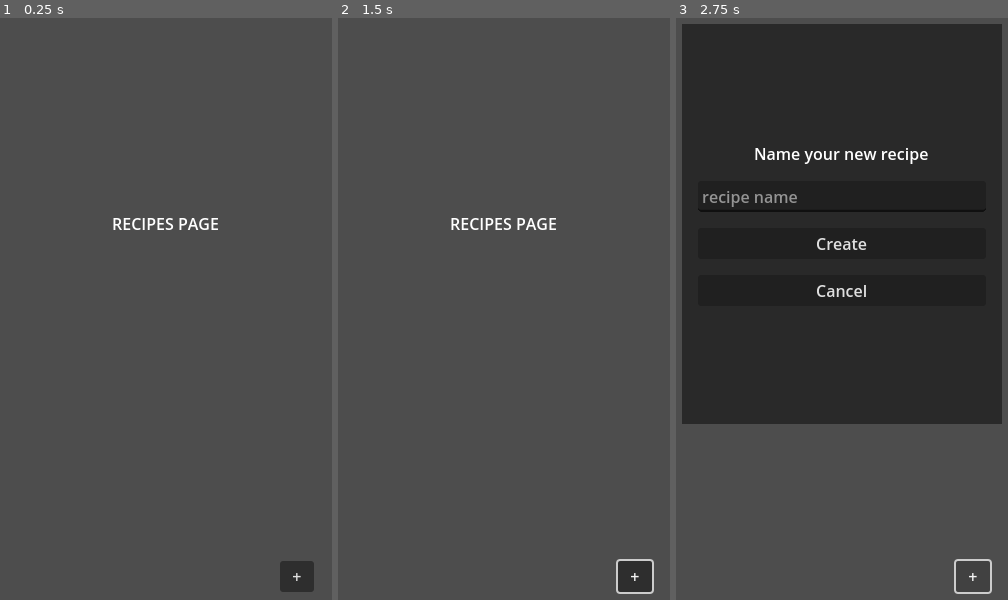
Above: before the commit, frames 1-3 (left to right).
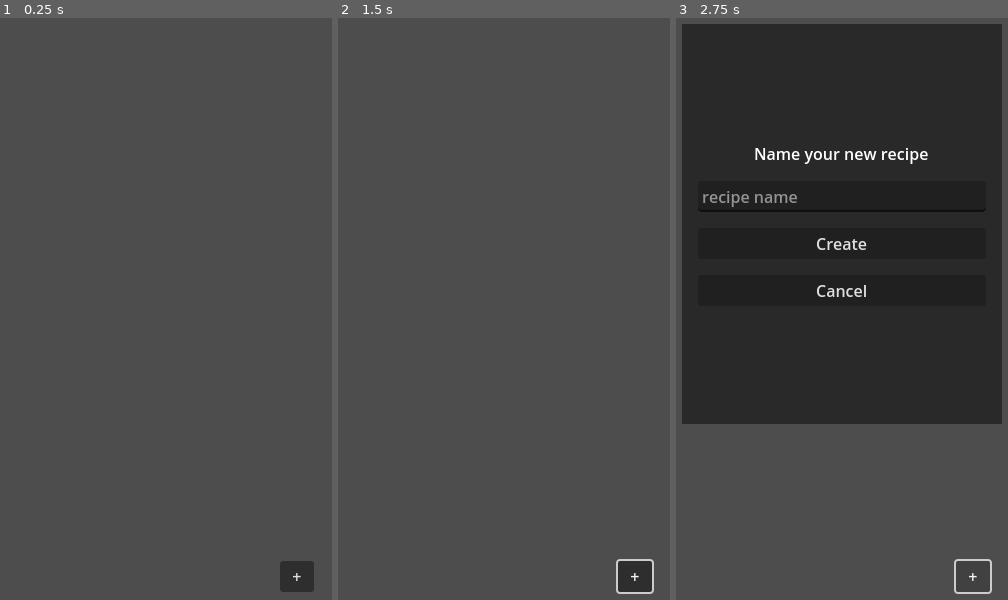
Above: after the commit, the same moments.

Repository: andreibachim/cookaid
Game: Godot game, scene res://screens/recipes/recipes.tscn
Two runs of this game, one before a commit and one after it. Both use one fixed random seed, a clock stepped at 60 frames per second and the inputs below. This scene is started directly instead of the project's main scene.
Inputs (mouse positions are in pixels of both pictures, inside the frame that each line leads up to):
- Up to frame 1 (0.25 s): no input
- Up to frame 2 (1.5 s): click "+" at 0.5 s; click (504, 198) at 1.27 s; type "Alex" at 1.35 s
- Up to frame 3 (2.75 s): click "+" at 2 s

The runs differ from the first frame. In frame 1, 0.3% of the frame differs, in the area x 34-66%, y 34-37%; in frame 2, 0.3%; in frame 3, nothing differs.
Error before the commit: Trying to assign value of type 'Nil' to a variable of type 'Dictionary'. (res://singletons/token_manager.gd:11)

Commit message:
start working on editing recipes

Diff:
--- a/app/project.godot
+++ b/app/project.godot
@@ -18,9 +18,9 @@
 
 [autoload]
 
-Variables="*res://singletons/variables.gd"
 TokenManager="*res://singletons/token_manager.gd"
 Navigator="*res://singletons/navigator.gd"
+State="*res://singletons/state.gd"
 
 [display]
 
--- /dev/null
+++ b/app/screens/edit_recipe/edit_recipe.gd
@@ -0,0 +1,33 @@
+extends MarginContainer
+
+@onready var request = $request
+
+@onready var recipe_name = $vbox/recipe_name
+@onready var description = $vbox/description
+@onready var external_reference = $vbox/external_reference
+
+var recipe_id = Navigator.next_recipe_id
+
+func _ready() -> void:
+	print("The recipe id is: " +  recipe_id)
+	request.request(State.API_BASE_URL + "/api/recipe/" + recipe_id,\
+		["Authorization: Bearer " + State.TOKEN])
+	var response_array = await request.request_completed
+	var status_code = response_array[1]
+	var response_body_bytes: PackedByteArray = response_array[3]
+	match status_code:
+		200:
+			var response_body: Dictionary = JSON.parse_string(\
+				response_body_bytes.get_string_from_utf8())
+			process_response(response_body)
+		404:
+			print("Recipe not found")
+		_:
+			print("Server error")
+
+func process_response(response: Dictionary) -> void:
+	recipe_name.text = response.name
+	if response.description != null:
+		description.text = response.description
+	if response.external_reference != null:
+		external_reference.text = response.external_reference
--- /dev/null
+++ b/app/screens/edit_recipe/edit_recipe.tscn
@@ -0,0 +1,34 @@
+[gd_scene load_steps=2 format=3 uid="uid://csk18h5asasil"]
+
+[ext_resource type="Script" path="res://screens/edit_recipe/edit_recipe.gd" id="1_ae808"]
+
+[node name="recipes" type="MarginContainer"]
+anchors_preset = 15
+anchor_right = 1.0
+anchor_bottom = 1.0
+grow_horizontal = 2
+grow_vertical = 2
+theme_override_constants/margin_left = 32
+theme_override_constants/margin_top = 64
+theme_override_constants/margin_right = 32
+script = ExtResource("1_ae808")
+
+[node name="request" type="HTTPRequest" parent="."]
+
+[node name="vbox" type="VBoxContainer" parent="."]
+layout_mode = 2
+theme_override_constants/separation = 32
+
+[node name="recipe_name" type="Label" parent="vbox"]
+layout_mode = 2
+
+[node name="description" type="TextEdit" parent="vbox"]
+layout_mode = 2
+size_flags_vertical = 3
+size_flags_stretch_ratio = 0.2
+placeholder_text = "recipe description"
+
+[node name="external_reference" type="LineEdit" parent="vbox"]
+layout_mode = 2
+size_flags_vertical = 2
+placeholder_text = "external reference"
--- a/app/screens/login/loginscreen.gd
+++ b/app/screens/login/loginscreen.gd
@@ -12,7 +12,7 @@
 	}
 
 	request.request(
-		Variables.API_BASE_URL + "/api/login", \
+		State.API_BASE_URL + "/api/login", \
 		["Content-Type: application/json"], \
 		HTTPClient.METHOD_POST, \
 		JSON.stringify(payload)
--- a/app/screens/new_recipe/new-recipe.tscn
+++ /dev/null
@@ -1,16 +0,0 @@
-[gd_scene format=3 uid="uid://csk18h5asasil"]
-
-[node name="recipes" type="MarginContainer"]
-anchors_preset = 15
-anchor_right = 1.0
-anchor_bottom = 1.0
-grow_horizontal = 2
-grow_vertical = 2
-theme_override_constants/margin_left = 32
-theme_override_constants/margin_right = 32
-
-[node name="recipes_page" type="Label" parent="."]
-layout_mode = 2
-text = "NEW RECIPE PAGE"
-horizontal_alignment = 1
-vertical_alignment = 1
--- a/app/screens/recipes/recipes.gd
+++ b/app/screens/recipes/recipes.gd
@@ -1,13 +1,29 @@
 extends MarginContainer
 
 @onready var popup = $popup
-@onready var create_request: HTTPRequest = HTTPRequest.new()
+@onready var request: HTTPRequest = HTTPRequest.new()
 
 @onready var recipe_name_input = $popup/background/margin/vbox/recipe_name_input
 
+@export var recipe_list_item_template: PackedScene
+@onready var recipes_list = $recipes_list
+
 func _ready():
 	popup.visible = false
-	add_child(create_request)
+	add_child(request)
+	request.request(State.API_BASE_URL + "/api/recipe",\
+		["Authorization: Bearer " + State.TOKEN])
+	var response_array = await request.request_completed
+	match response_array[1]:
+		200:
+			var body: Array = JSON.parse_string(\
+				response_array[3].get_string_from_utf8())
+			for recipe in body:
+				var recipe_instance = recipe_list_item_template.instantiate()
+				recipes_list.add_child(recipe_instance)
+				recipe_instance.set_up(recipe)
+		_:
+			print("Could not load recipes")
 
 func _on_new_recipe_button_up():
 	popup.popup()
@@ -19,16 +35,17 @@
 	var payload: Dictionary = {
 		"name": recipe_name_input.text
 	}
-	create_request.request(Variables.API_BASE_URL + "/api/recipe",\
+	request.request(State.API_BASE_URL + "/api/recipe",\
 		["Content-Type: application/json",\
-		"Authorization: Bearer " + TokenManager.get_token()],\
+		"Authorization: Bearer " + State.TOKEN],\
 		HTTPClient.METHOD_POST,\
 		JSON.stringify(payload))
-	var response_array = await create_request.request_completed
+	var response_array = await request.request_completed
 	var status_code = response_array[1]
 	match status_code:
 		200:
-			var response_body = response_array[3].get_string_from_utf8()
-			Navigator.load_new_recipe_screen()
+			var response_body: Dictionary = JSON.parse_string(\
+				response_array[3].get_string_from_utf8())
+			Navigator.load_recipe_screen(response_body.recipe_id)
 		_:
 			print(response_array)
--- a/app/screens/recipes/recipes.tscn
+++ b/app/screens/recipes/recipes.tscn
@@ -1,6 +1,7 @@
-[gd_scene load_steps=2 format=3 uid="uid://jmc68lbsflv0"]
+[gd_scene load_steps=3 format=3 uid="uid://jmc68lbsflv0"]
 
 [ext_resource type="Script" path="res://screens/recipes/recipes.gd" id="1_viaqw"]
+[ext_resource type="PackedScene" uid="uid://dwq6k16gy31ti" path="res://screens/recipes/recipes_list_item/recipes_list_item.tscn" id="2_tcrkf"]
 
 [node name="recipes" type="MarginContainer"]
 anchors_preset = 15
@@ -9,14 +10,14 @@
 grow_horizontal = 2
 grow_vertical = 2
 theme_override_constants/margin_left = 32
+theme_override_constants/margin_top = 64
 theme_override_constants/margin_right = 32
 script = ExtResource("1_viaqw")
+recipe_list_item_template = ExtResource("2_tcrkf")
 
-[node name="recipes_page" type="Label" parent="."]
+[node name="recipes_list" type="VBoxContainer" parent="."]
 layout_mode = 2
-text = "RECIPES PAGE"
-horizontal_alignment = 1
-vertical_alignment = 1
+theme_override_constants/separation = 32
 
 [node name="layer" type="CanvasLayer" parent="."]
 
--- /dev/null
+++ b/app/screens/recipes/recipes_list_item/recipes_list_item.gd
@@ -0,0 +1,15 @@
+extends MarginContainer
+
+@onready var link: Button = $hbox/link
+@onready var status := $hbox/status
+var recipe_id: String
+
+
+func set_up(recipe: Dictionary) -> void:
+	if recipe.status == "DRAFT":
+		status.text = "[DRAFT]"
+	link.text = recipe.name
+	recipe_id = recipe.recipe_id
+
+func _on_link_button_up():
+	Navigator.load_recipe_screen(recipe_id)
--- /dev/null
+++ b/app/screens/recipes/recipes_list_item/recipes_list_item.tscn
@@ -0,0 +1,20 @@
+[gd_scene load_steps=2 format=3 uid="uid://dwq6k16gy31ti"]
+
+[ext_resource type="Script" path="res://screens/recipes/recipes_list_item/recipes_list_item.gd" id="1_s1n6y"]
+
+[node name="recipes_list_item" type="MarginContainer"]
+script = ExtResource("1_s1n6y")
+
+[node name="hbox" type="HBoxContainer" parent="."]
+layout_mode = 2
+
+[node name="status" type="Label" parent="hbox"]
+layout_mode = 2
+
+[node name="link" type="Button" parent="hbox"]
+layout_mode = 2
+text = "placeholder"
+flat = true
+alignment = 0
+
+[connection signal="button_up" from="hbox/link" to="." method="_on_link_button_up"]
--- a/app/screens/register/registerscreen.gd
+++ b/app/screens/register/registerscreen.gd
@@ -12,7 +12,7 @@
 	}
 
 	request.request(
-		Variables.API_BASE_URL + "/api/register", \
+		State.API_BASE_URL + "/api/register", \
 		["Content-Type: application/json"], \
 		HTTPClient.METHOD_POST, \
 		JSON.stringify(payload)
--- a/app/singletons/navigator.gd
+++ b/app/singletons/navigator.gd
@@ -1,7 +1,16 @@
 extends Node
 
-func load_new_recipe_screen() -> void:
-	load_screen("res://screens/new_recipe/new-recipe.tscn")
+var next_recipe_id: String
+
+func load_login_screen() -> void:
+	load_screen("res://screens/login/loginscreen.tscn")
+
+func load_recipes_screen() -> void:
+	load_screen("res://screens/recipes/recipes.tscn")
+
+func load_recipe_screen(recipe_id: String) -> void:
+	next_recipe_id = recipe_id
+	load_screen("res://screens/edit_recipe/edit_recipe.tscn")
 
 func load_screen(file: String) -> void:
 	get_tree().change_scene_to_file.call_deferred(file)
--- a/app/singletons/variables.gd
+++ b/app/singletons/state.gd
@@ -1,5 +1,6 @@
 extends Node
 
+var TOKEN: String
 var API_BASE_URL: String
 
 func _ready():
--- a/app/singletons/token_manager.gd
+++ b/app/singletons/token_manager.gd
@@ -1,37 +1,39 @@
 extends Node
 
 const FILE_LOCATION = "user://token.dat"
-var secret = ""
 
-func _ready() -> void:
-	var request := HTTPRequest.new()
-	add_child(request)
-	request.request(Variables.API_BASE_URL + "/api/encryption-token")
-	var response_array = await request.request_completed
-	var response: Dictionary = JSON.parse_string(response_array[3].get_string_from_utf8())
-	secret = response.get("secret")
-
-func save_token(token: String) -> void:
-	var file = FileAccess.open_encrypted_with_pass(FILE_LOCATION,\
-		FileAccess.WRITE,\
-		secret);
+func save_token(token: String) -> Error:
+	var file = FileAccess.open(FILE_LOCATION, FileAccess.WRITE)
+	if file == null:
+		return FileAccess.get_open_error()
 	file.store_string(token)
 	file.close()
+	State.TOKEN = token
+	return OK
 
-func get_token() -> String:
-	if (FileAccess.file_exists(FILE_LOCATION)):
-		var file = FileAccess.open_encrypted_with_pass(FILE_LOCATION,\
-			FileAccess.READ,\
-			secret);
-		if file == null:
-			delete_token()
-			return ""
-		var token = file.get_as_text()
-		file.close()
-		return token
-	else:
-		return ""
+func load_token() -> String:
+	var file= FileAccess.open(FILE_LOCATION, FileAccess.READ)
+	var token = file.get_as_text() if file != null else ""
+	State.TOKEN = token
+	return token
 
 func delete_token() -> void:
-	if (FileAccess.file_exists(FILE_LOCATION)):
-		DirAccess.remove_absolute(FILE_LOCATION)
+	var result: Error = DirAccess.remove_absolute(FILE_LOCATION)
+	assert(result == OK, "Could not delete the token file")
+
+func token_is_valid(token: String) -> bool:
+	if (token.length() == 0): return false
+	var request = HTTPRequest.new()
+	add_child(request)
+	request.request(State.API_BASE_URL + "/api/check-session", \
+		["Content-Type: application/json"],\
+		HTTPClient.METHOD_POST,
+		JSON.stringify({"token": token})
+	)
+	var response = await request.request_completed
+	request.queue_free.call_deferred()
+	match response[1]:
+		200: return true
+		_:
+			TokenManager.delete_token()
+			return false
--- a/app/slashscreen.gd
+++ b/app/slashscreen.gd
@@ -3,29 +3,12 @@
 @onready var request: HTTPRequest = $check_session_request
 
 func _ready():
+	# Show logo
 	await get_tree().create_timer(.5).timeout
-	var token = TokenManager.get_token()
-	if (await token_is_valid(token)):
-		recipes_screen()
+
+	# Load the token
+	var token = TokenManager.load_token();
+	if not await TokenManager.token_is_valid(token):
+		Navigator.load_login_screen()
 	else:
-		login_screen()
-
-func login_screen():
-	get_tree().change_scene_to_file.call_deferred("res://screens/login/loginscreen.tscn")
-
-func recipes_screen():
-	get_tree().change_scene_to_file.call_deferred("res://screens/recipes/recipes.tscn")
-
-func token_is_valid(token: String) -> bool:
-	if (token.length() == 0): return false
-	request.request(Variables.API_BASE_URL + "/api/check-session", \
-		["Content-Type: application/json"],\
-		HTTPClient.METHOD_POST,
-		JSON.stringify({"token": token})
-	)
-	var response = await request.request_completed
-	match response[1]:
-		200: return true
-		_:
-			TokenManager.delete_token()
-			return false
+		Navigator.load_recipes_screen()
Not shown, changed: server/src/routes/mod.rs
Not shown, changed: server/src/routes/recipe.rs
Not shown, changed: server/src/routes/user.rs
